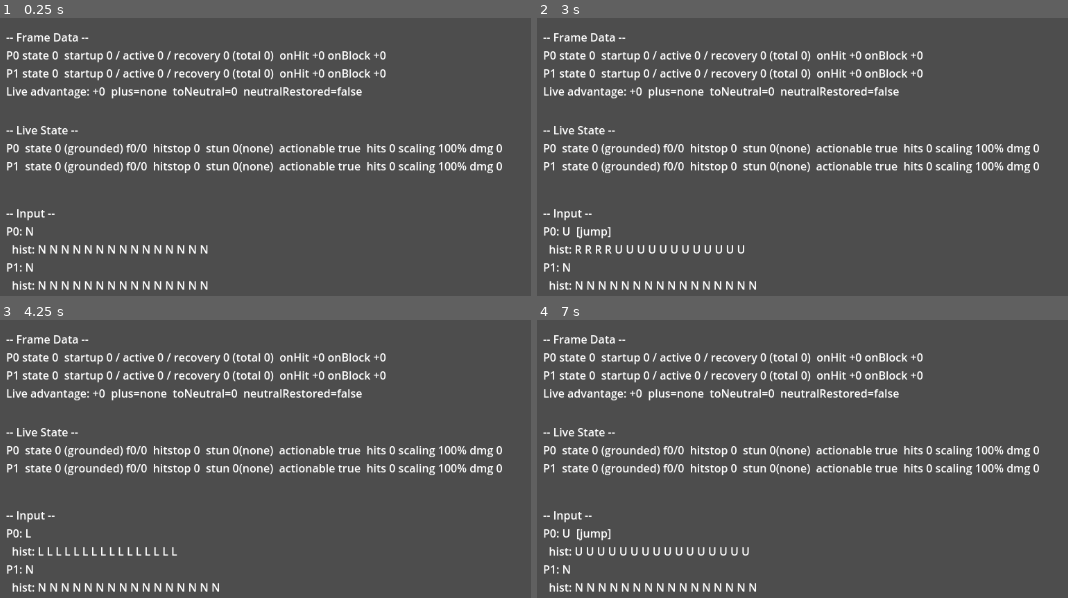
Above: before the commit, frames 1-4 (two rows, left to right).
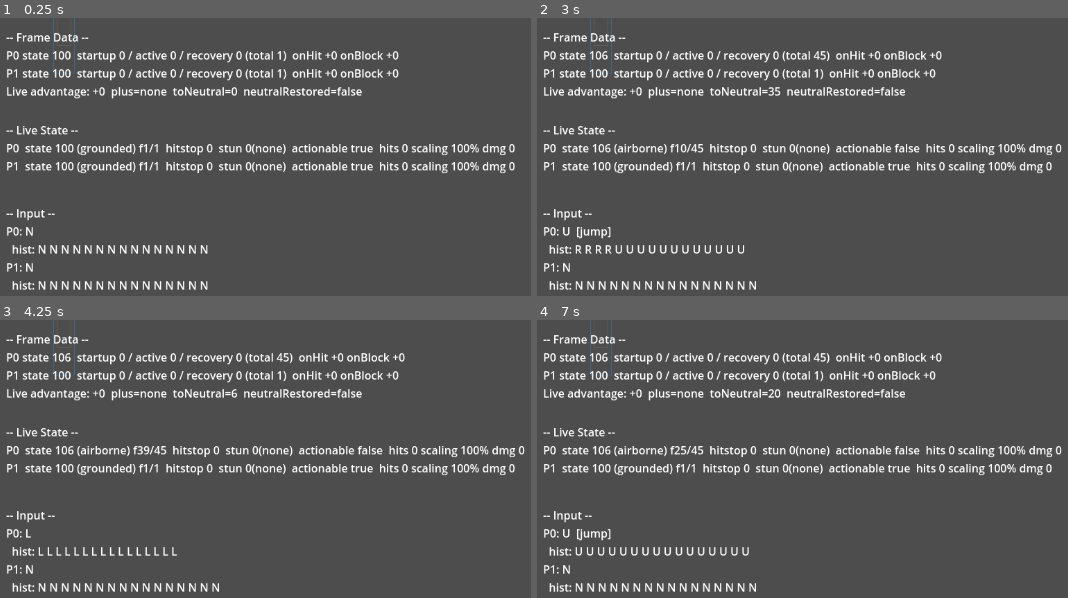
Above: after the commit, the same moments.

Repository: thetitan555/FoggyGlass
Game: Godot game, scene res://scenes/training_mode.tscn
The game is run twice, just before and just after one commit, with the same random seed, the same clock (stepped at 60 frames per second) and the same inputs. This scene is started directly instead of the project's main scene.
Inputs:
- Up to frame 1 (0.25 s): no input
- Up to frame 2 (3 s): tap Enter at 0.5, 2 s; hold Right (ui_right) 0.53-1.28 s; tap Space at 1.25, 2.75 s; hold Down (ui_down) 1.28-2.03 s; hold Right (ui_right) 2.03-2.78 s; hold Up (ui_up) from 2.78 s (still down)
- Up to frame 3 (4.25 s): release Up (ui_up) at 3.53 s; hold Left (ui_left) from 3.53 s (still down)
- Up to frame 4 (7 s): tap Enter at 5 s; release Left (ui_left) at 5.03 s; hold Down (ui_down) 5.03-5.78 s; tap Space at 5.75 s; hold Right (ui_right) 5.78-6.53 s; hold Up (ui_up) from 6.53 s (still down)

The runs differ from the first frame. In frame 1, 6.2% of the frame differs, in the area x 9-97%, y 0-56%; in frame 2, 6.7%, in the area x 9-99%, y 0-56%; in frame 3, 6.2%; in frame 4, 6.7%.

Commit message:
dev: TKT-P1.1-01 Part A — wire training-mode players to the installed character
Both players started life on SimState.new_initial()'s generic character_id 0/
state_id 0, which the installed roster (keyed on the shell's _character_id,
e.g. CharacterA.CHAR_ID) never resolved, so PlayerView.move was null and every
frame-data/state/geometry readout read empty — the 2026-07-08 finding. Set
both players to the installed character's id and idle state as part of
building the initial state (character-agnostic: reads _character_id and the
roster's own Character.idle_state_id, no character-A-specific branch).

Adds the regression guard: at tick 0, both players resolve character_id/
state_id matching the installed roster and a non-empty boxes list including
the idle hurtbox.

Diff:
--- a/game/scenes/training_mode.gd
+++ b/game/scenes/training_mode.gd
@@ -90,6 +90,7 @@
 	_source_p2 = RecordPlaybackSource.new()   # dummy: PASSTHROUGH-empty == NEUTRAL until scripted
 
 	var state := SimState.new_initial()
+	_init_players_as_installed_character(state)
 	_tick_host.setup(state, _source_p1, _source_p2)
 	_tick_host.ticked.connect(_on_ticked)
 
@@ -139,6 +140,23 @@
 		ProjectileRegistry.install(_projectile_registry_builder.call())
 	else:
 		ProjectileRegistry.install({})
+
+
+## TKT-P1.1-01 Part A (player-init code defect; training-mode.md "Players start
+## as the installed character"). `SimState.new_initial()` alone leaves both
+## players at the generic default `character_id 0 / state_id 0`, which the
+## installed roster (keyed on `_character_id`, e.g. CharacterA.CHAR_ID = 2)
+## never resolves — so `PlayerView.move` is null, `boxes == []`, and every
+## frame-data/state readout reads zero/empty (the 2026-07-08 finding). Set both
+## players to the installed character's id and its idle state so the roster
+## lookup resolves from tick 0. CHARACTER-AGNOSTIC: reads `_character_id` and
+## the roster's own `Character.idle_state_id` — no character-A-specific branch
+## (works identically if `configure()` points the shell at a different roster).
+func _init_players_as_installed_character(state: SimState) -> void:
+	var character: Character = _roster[_character_id]
+	for p in state.players:
+		p.character_id = _character_id
+		p.state_id = character.idle_state_id
 
 
 func _physics_process(_delta: float) -> void:
--- a/game/tests/test_training_mode_shell.gd
+++ b/game/tests/test_training_mode_shell.gd
@@ -49,6 +49,7 @@
 	await _test_reset_through_shell()
 	await _test_dummy_mode_through_shell()
 	await _test_reset_resyncs_dummy_through_shell()
+	await _test_players_start_as_installed_character_with_resolved_boxes()
 
 
 ## Static seam check (criterion 10: "verifiable by inspection of the
@@ -182,6 +183,34 @@
 	tm.get_parent().queue_free()
 
 
+## TKT-P1.1-01 Part A regression guard (training-mode.md "Players start as the
+## installed character"; ticket acceptance: "with the shell's initial state,
+## both players resolve a non-empty boxes list"). Before this fix,
+## SimState.new_initial() alone left both players at character_id 0/state_id 0,
+## which the installed roster (keyed on CharacterA.CHAR_ID) never resolves — so
+## PlayerView.move was null and boxes was []. Asserts, at tick 0 (no step taken),
+## that both players' character_id/state_id match the installed character's idle
+## state and that their idle hurtbox actually resolves.
+func _test_players_start_as_installed_character_with_resolved_boxes() -> void:
+	var tm := await _make_shell()
+	var view := tm.inspection_view()
+	for i in range(2):
+		var pv: PlayerView = view.player(i)
+		_eq(pv.character_id, CharacterA.CHAR_ID,
+			"player %d starts as the installed character (CharacterA.CHAR_ID)" % i)
+		_eq(pv.state_id, CharacterA.STATE_IDLE,
+			"player %d starts in the installed character's idle state" % i)
+		_true(pv.boxes.size() > 0,
+			"player %d resolves a non-empty boxes list from the shell's initial state" % i)
+		var has_hurt: bool = false
+		for box in pv.boxes:
+			if box.kind == BoxView.KIND_HURT:
+				has_hurt = true
+				break
+		_true(has_hurt, "player %d's resolved boxes include its idle hurtbox" % i)
+	tm.get_parent().queue_free()
+
+
 ## Build a TrainingMode with just the TickHost child it needs (no overlays —
 ## overlay wiring is covered by the overlay-specific tests), rooted under the
 ## live scene tree so @onready resolves and _ready() runs. Awaits a process
